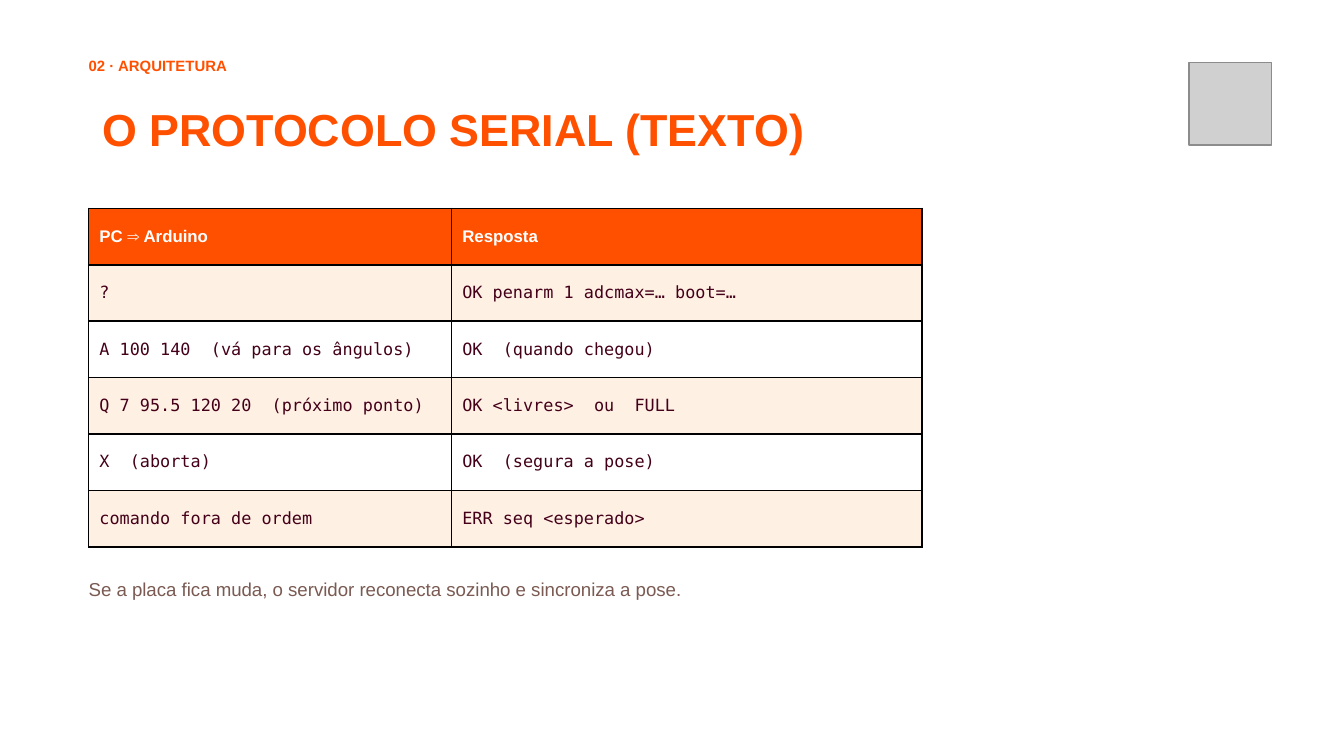
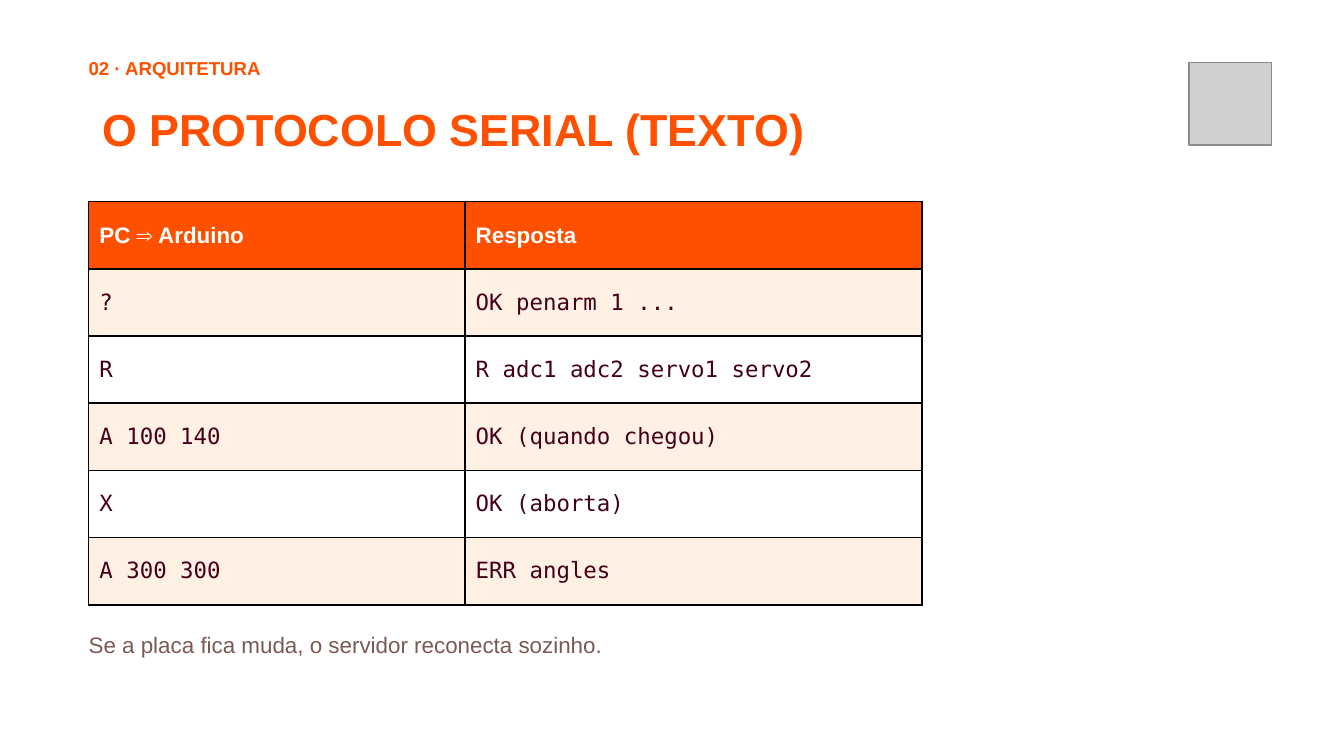
Before and after one commit to jhlr/plotter, a slide deck: slide 13 of workshop/dinamica-ia-hardware.pptx (slide 14 before the commit). Drawn at 1344x756 pixels with LibreOffice and Linux fonts; fonts in the diff are those of the drawing; grey boxes stand for pictures; background and template pictures are left out. Boxes give left, top, right and bottom in pixels: in the first picture for what was removed or moved away, otherwise in the second. Text is boxed around its words. In the diff, an @@ line names an element or a change of style, - is before the commit and + after.

```diff
--- a/workshop/dinamica-ia-hardware.pptx
+++ b/workshop/dinamica-ia-hardware.pptx
@@ text "02 · ARQUITETURA" at <box>89,62,260,79</box>: size 8 to 10 pt @@
@@ table at <box>89,202,922,605</box> @@
-row 2, column 2: OK penarm 1 adcmax=… boot=…
+row 2, column 2: OK penarm 1 ...
-row 3, column 1: A 100 140 (vá para os ângulos)
+row 3, column 1: R
-row 3, column 2: OK (quando chegou)
+row 3, column 2: R adc1 adc2 servo1 servo2
-row 4, column 1: Q 7 95.5 120 20 (próximo ponto)
+row 4, column 1: A 100 140
-row 4, column 2: OK <livres> ou FULL
+row 4, column 2: OK (quando chegou)
-row 5, column 1: X (aborta)
+row 5, column 1: X
-row 5, column 2: OK (segura a pose)
+row 5, column 2: OK (aborta)
-row 6, column 1: comando fora de ordem
+row 6, column 1: A 300 300
-row 6, column 2: ERR seq <esperado>
+row 6, column 2: ERR angles
@@ size 9 to 12 pt in "PC ⇒ Arduino", "Resposta", "?" @@
@@ table: place and size @@
-table at <box>89,208,922,547</box>
+table at <box>89,202,922,605</box>
@@ text at <box>89,637,602,658</box>: text changed; size 10 to 12 pt @@
-Se a placa fica muda, o servidor reconecta sozinho e sincroniza a pose.
+Se a placa fica muda, o servidor reconecta sozinho.
```
Also in this commit, not shown: 21 other slides changed, 10 slides added, 6 slides removed, 36 other files.
